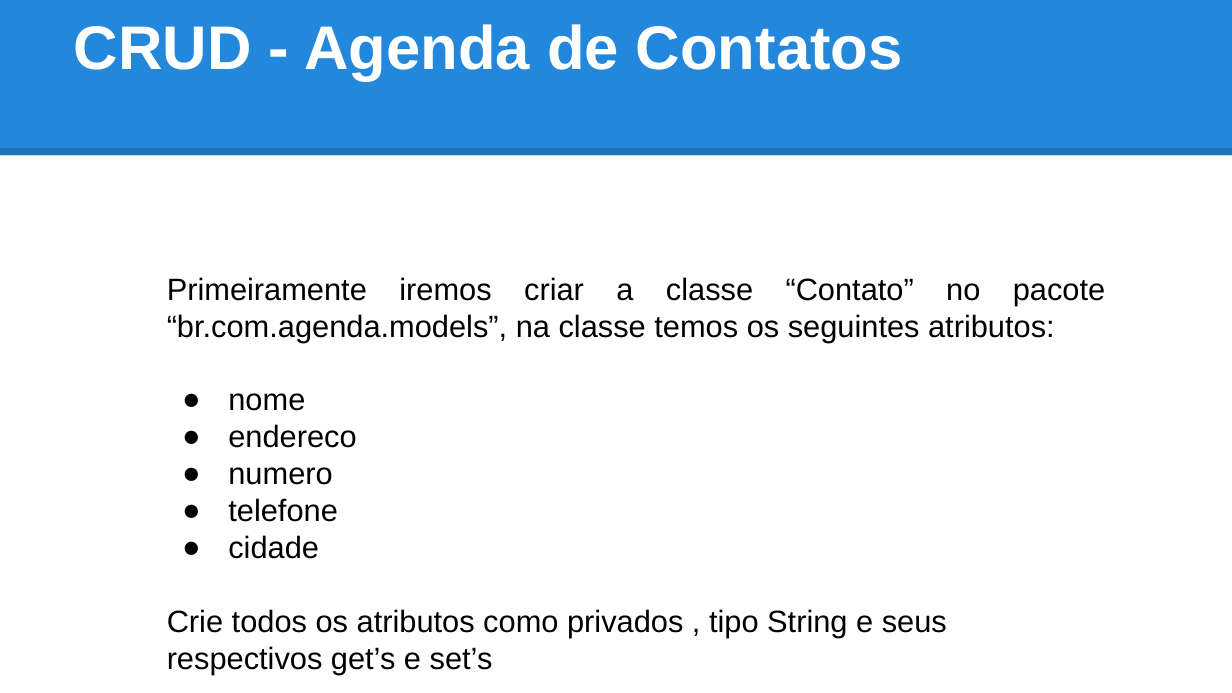
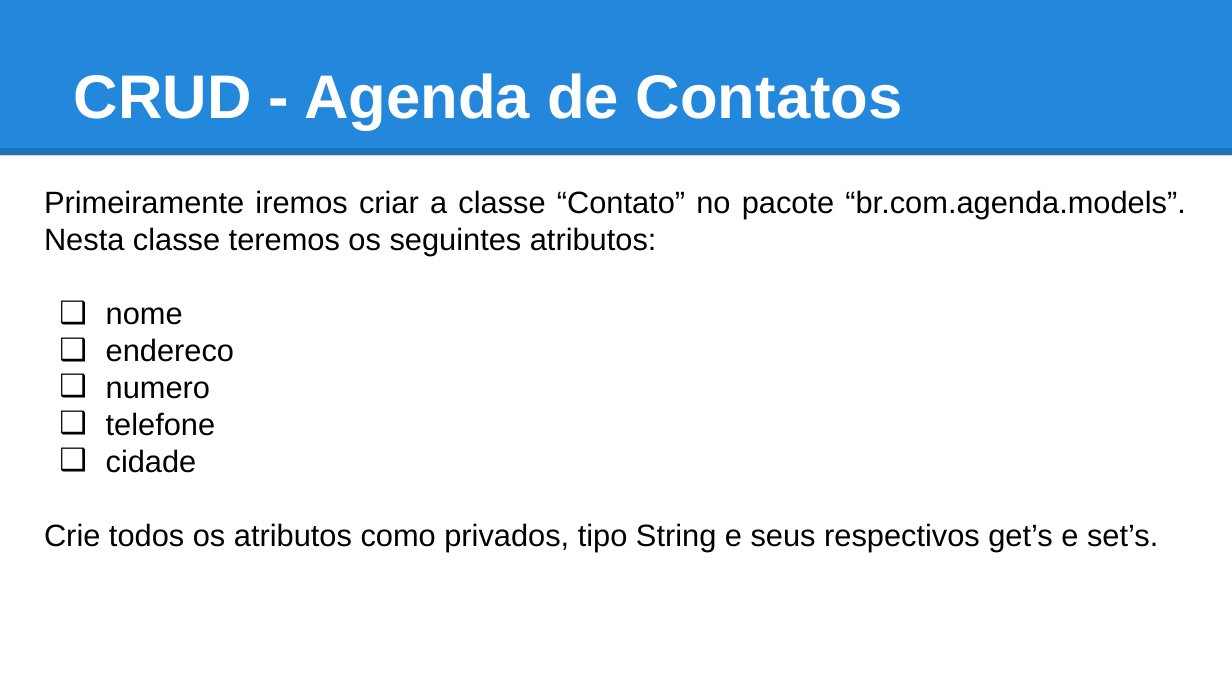
Before and after one commit to tiagogoncalves/jsf_workshop, a slide deck: slide 34 of apresentacao/slide_jsf_prime_faces.pptx (slide 32 before the commit). Drawn at 1232x693 pixels with LibreOffice and Linux fonts; fonts in the diff are those of the drawing. Boxes give left, top, right and bottom in pixels: in the first picture for what was removed or moved away, otherwise in the second. Text is boxed around its words. In the diff, an @@ line names an element or a change of style, - is before the commit and + after.

```diff
--- a/apresentacao/slide_jsf_prime_faces.pptx
+++ b/apresentacao/slide_jsf_prime_faces.pptx
@@ title "CRUD - Agenda de Contatos": place and size @@
-title "CRUD - Agenda de Contatos" at (74, 24, 903, 81)
+title "CRUD - Agenda de Contatos" at (74, 73, 903, 130)
@@ text "Primeiramente iremos criar a classe ...": place and size @@
-text "Primeiramente iremos criar a classe ..." at (167, 277, 1105, 675)
+text "Primeiramente iremos criar a classe ..." at (44, 190, 1185, 552)
@@ text at (44, 190, 1185, 256): text changed @@
-Primeiramente iremos criar a classe “Contato” no pacote “br.com.agenda.models”, na classe temos os seguintes atributos:
+Primeiramente iremos criar a classe “Contato” no pacote “br.com.agenda.models”. Nesta classe teremos os seguintes atributos:
@@ text at (106, 307, 234, 473): bullet ● to ❑ @@
@@ text at (44, 523, 1158, 552): text changed @@
-Crie todos os atributos como privados , tipo String e seus respectivos get’s e set’s
+Crie todos os atributos como privados, tipo String e seus respectivos get’s e set’s.
```
Also in this commit, not shown: 21 other slides changed, 6 slides added, 1 slide removed, 2 other files.
